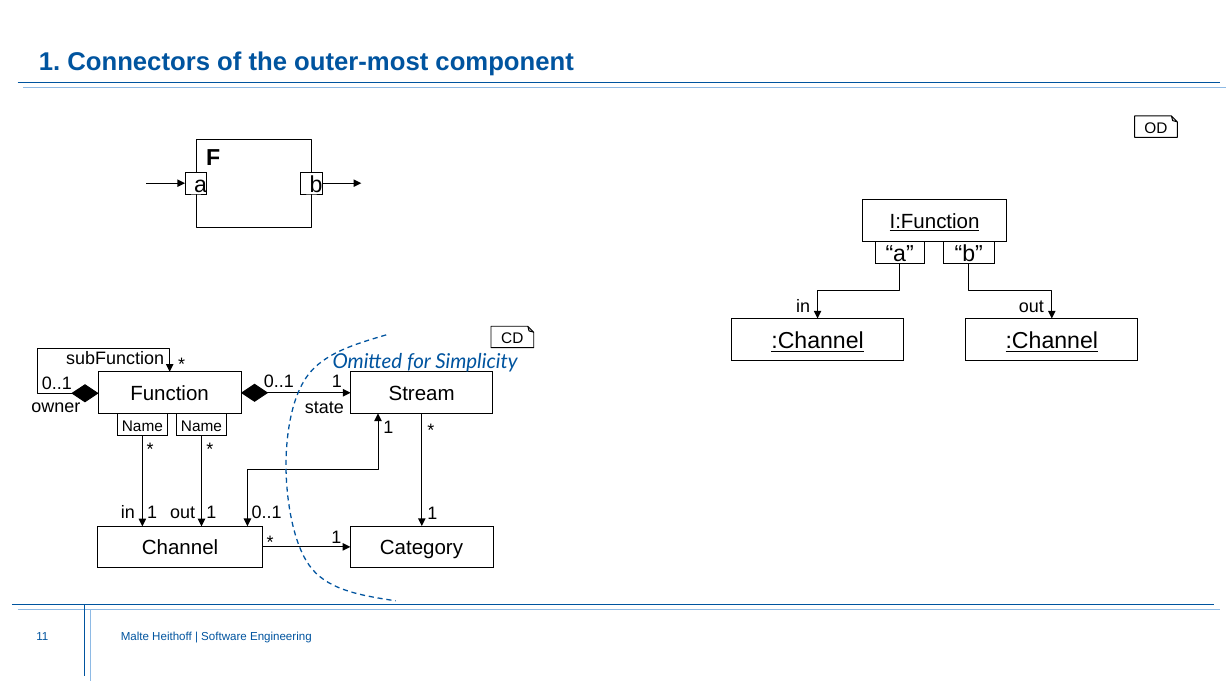
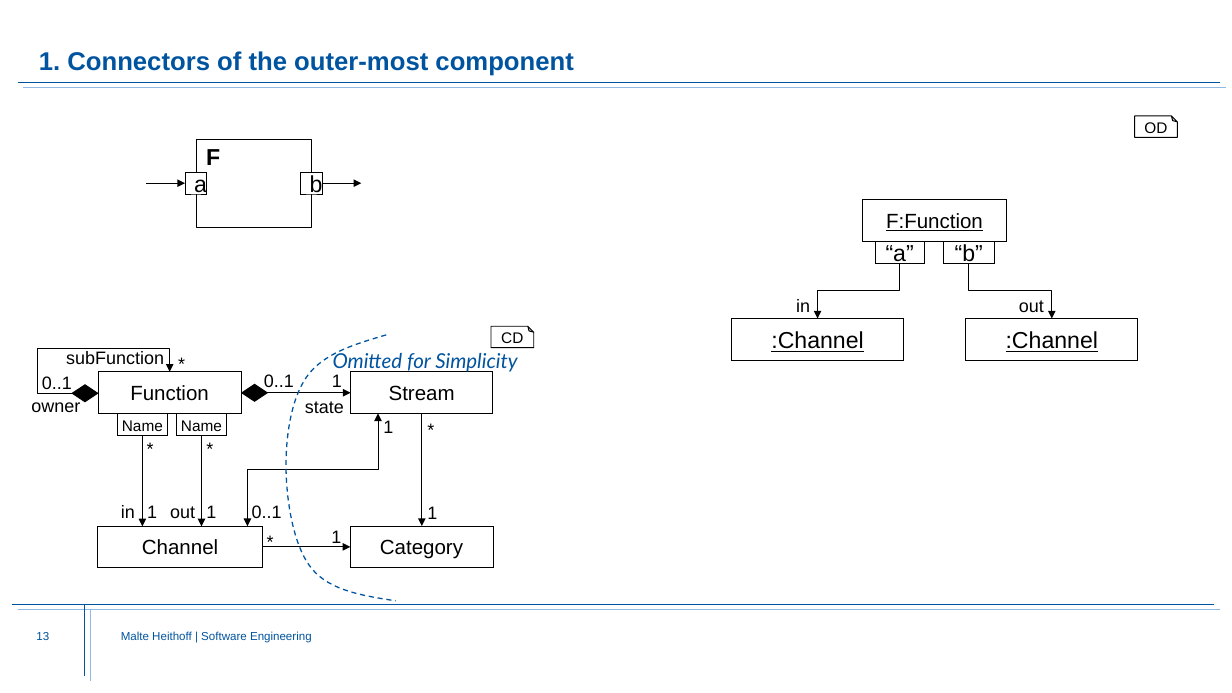
Before and after one commit to Fishi2402/montigem, a slide deck: slide 13 of products/syse_functions/doc/FunctionStructure.Explanation.pptx (slide 11 before the commit). Drawn at 1232x693 pixels with LibreOffice and Linux fonts; fonts in the diff are those of the drawing; background and template pictures are left out. Boxes give left, top, right and bottom in pixels: in the first picture for what was removed or moved away, otherwise in the second. Text is boxed around its words. In the diff, an @@ line names an element or a change of style, - is before the commit and + after.

```diff
--- a/products/syse_functions/doc/FunctionStructure.Explanation.pptx
+++ b/products/syse_functions/doc/FunctionStructure.Explanation.pptx
@@ text at [886, 213, 983, 231]: text changed @@
-I:Function
+F:Function
@@ page number at [36, 632, 49, 640]: text changed @@
-11
+13
```
Also in this commit, not shown: 9 other slides changed, 4 slides added, 1 slide removed.
